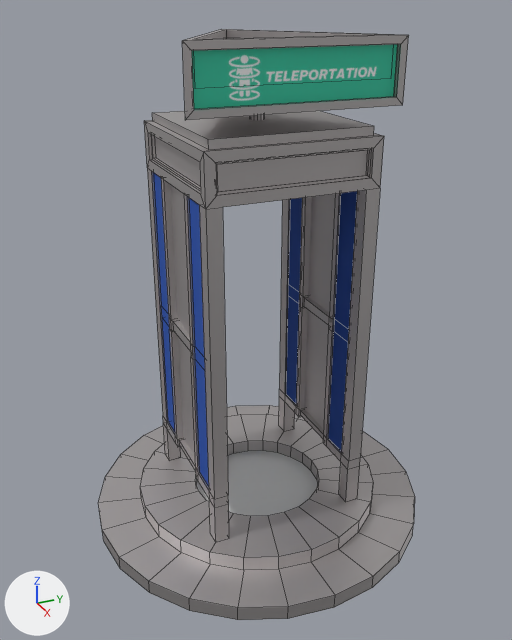
Before and after pictures for a commit that changed the FBX model Assets/All Houese/Dist 1 Garden/D1_TELETRANSPORTATION.fbx.
The view is the same before and after, from a camera (50 mm lens) standing at (24.48, -1.83, 3.41) and looking at (20.49, -0.03, 1.41). Arrows for +X, +Y and +Z are at lower left; the lights stay in place. Mesh edges are drawn as thin lines. Where no turn or scale is listed for an object, it has been applied to the vertices.
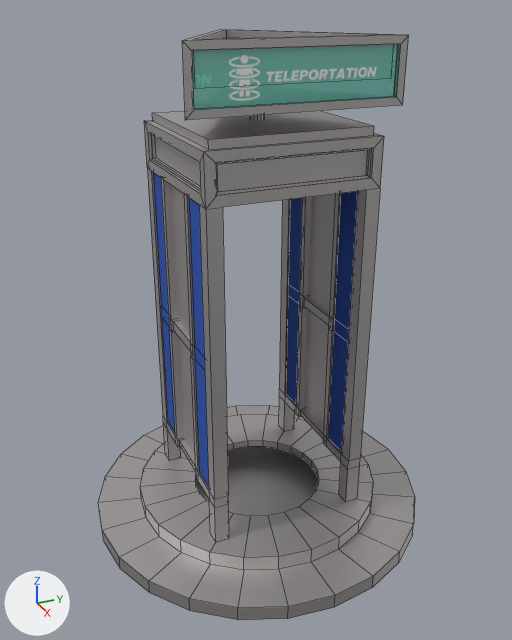
The newer file is also rescaled (x1.2), turned or shifted as a whole; pictures and numbers use the older file's frame.

The edits, one by one:
Picture '4A3YGFso.png' (img_4a3ygfso_png) is now built by load_image('4A3YGFso.png', 'TELEPORTATION/4A3YGFso.png', 256, 256, 'Non-Color') instead of load_image('4A3YGFso.png', '_unpacked/4A3YGFso.png', 256, 256, 'sRGB').
Material 'D1_TELETRANSPORTE_TEXTO.002' (mat_d1_teletransporte_texto_002) is new.
Uses the picture img_4a3ygfso_png.
me_cylinder_007 is used by ob_cylinder_006; location (20.441, 0.0, -0.071).
me_cylinder_007 had 546 vertices, 478 faces and spanned x -1.19..1.19, y -1.19..1.19, z -0.05..3.28.
me_cylinder_007 now has 546 vertices, 477 faces and spans x -1.19..1.19, y -1.19..1.19, z -0.05..3.28.
Part 1, on me_cylinder_007:
122 faces are deleted.
24 vertices in x -0.47..0.47, y -0.47..0.47, z 0.06 move by (0.0, 0.0, 0.04).
121 new faces join them, mat_d1_teletransporte (light grey #c8c4c4).
me_cylinder_007 part 2: 3 faces spanning x -0.5..0.54, y -0.61..0.61, z 2.96..3.24 switch from mat_d1_teletransporte_texto (picture img_4a3ygfso_png) to mat_d1_teletransporte_texto_002.
me_cylinder_007 no longer uses material mat_d1_teletransporteluz (white #e7e7e7).

Pixel boxes [x1, y1, x2, y2] of what changed, in the pictures (512 x 640 px; the box of a moved part takes in the faces that stretch with it):
'Cylinder.006', surface changed, reshaped (green to cyan): [98, 29, 415, 620] in both
part 1 of me_cylinder_007, moved or reshaped: [98, 405, 415, 620] in both
part 2 of me_cylinder_007, recoloured (green to cyan): [192, 44, 398, 109] in both
